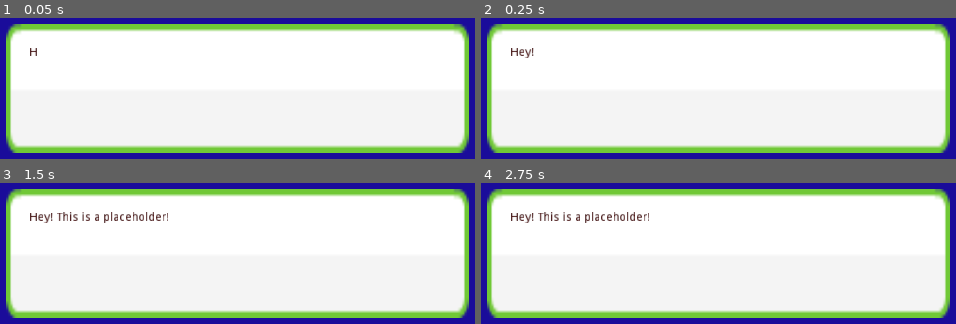
Above: before the commit, frames 1-4 (two rows, left to right).
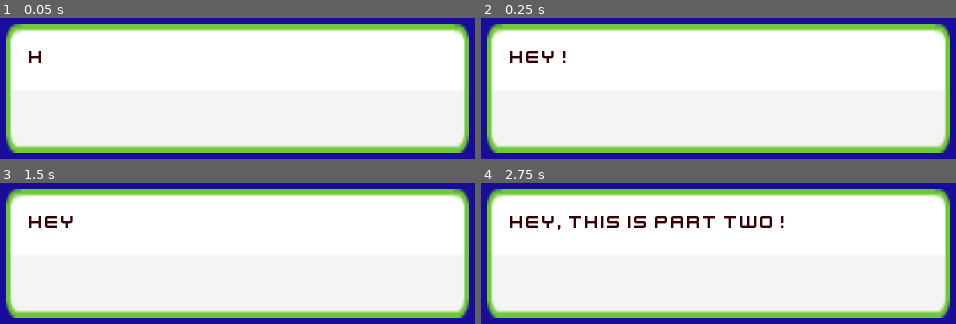
Above: after the commit, the same moments.

Repository: yang-official/super-secret-star-project
Game: Godot game, scene res://entities/dialogue/dialogue_box.tscn
Same seed, same stepped clock (60 frames per second), same inputs: the game is played once before the commit and once after it. The project has no main scene, so this scene is started directly.
Inputs (mouse positions are in pixels of both pictures, inside the frame that each line leads up to):
- Up to frame 1 (0.05 s): no input
- Up to frame 2 (0.25 s): no input
- Up to frame 3 (1.5 s): tap Enter at 0.5 s; move the mouse to (237, 253) at 0.52 s; hold Right (ui_right) 0.53-1.28 s; hold Space 0.53-1.28 s; move the mouse to (outside the picture) at 1.27 s; hold Down (ui_down) from 1.28 s (still down); tap Space at 1.35 s
- Up to frame 4 (2.75 s): tap Space at 1.52, 1.82 s; tap Enter at 2 s; move the mouse to (outside the picture) at 2.02 s; release Down (ui_down) at 2.03 s; hold Right (ui_right) from 2.03 s (still down); hold Space from 2.03 s (still down)

The runs differ from the first frame. In frame 1, 0.2% of the frame differs, in the area x 6-9%, y 21-32%; in frame 2, 0.6%; in frame 3, 1.2%; in frame 4, 2.8%, in the area x 6-64%, y 20-34%.

Commit message:
finished dialog demo

Diff:
--- a/entities/dialogue/dialogue.gd
+++ b/entities/dialogue/dialogue.gd
@@ -1,17 +1,28 @@
 extends RichTextLabel
 
-var dialog = ["Hey! This is a placeholder!"]
+var dialog = ["Hey! This is a placeholder!",
+"Hey, this is part two!"]
 var page = 0
 
 # Called when the node enters the scene tree for the first time.
 func _ready():
 	set_bbcode(dialog[page])
 	set_visible_characters(0)
+	set_process_input(true)
 
 # Called every frame. 'delta' is the elapsed time since the previous frame.
 #func _process(delta):
 #	pass
 
+func _input(event):
+	if event is InputEventKey and event.get_scancode() == KEY_SPACE && event.is_pressed():
+		if get_visible_characters() > get_total_character_count():
+			if page < dialog.size() - 1:
+				page += 1
+				set_bbcode(dialog[page])
+				set_visible_characters(0)
+		else:
+			set_visible_characters(get_total_character_count())
 
 func _on_Timer_timeout():
 	set_visible_characters(get_visible_characters()+1)
--- a/entities/dialogue/dialogue_box.tscn
+++ b/entities/dialogue/dialogue_box.tscn
@@ -1,7 +1,12 @@
-[gd_scene load_steps=3 format=2]
+[gd_scene load_steps=5 format=2]
 
 [ext_resource path="res://assets/sprites/hud/buttonGreen.png" type="Texture" id=1]
-[ext_resource path="res://entities/dialogue/dialogue.gd" type="Script" id=2]
+[ext_resource path="res://assets/fonts/kenvector_future.ttf" type="DynamicFontData" id=2]
+[ext_resource path="res://entities/dialogue/dialogue.gd" type="Script" id=3]
+
+[sub_resource type="DynamicFont" id=1]
+size = 24
+font_data = ExtResource( 2 )
 
 [node name="dialogue_box" type="Polygon2D"]
 position = Vector2( 320, 850 )
@@ -18,8 +23,10 @@
 margin_top = -50.0
 margin_right = 250.0
 margin_bottom = 50.0
+custom_fonts/normal_font = SubResource( 1 )
 custom_colors/default_color = Color( 0.223529, 0, 0, 1 )
-script = ExtResource( 2 )
+text = "Test"
+script = ExtResource( 3 )
 __meta__ = {
 "_edit_group_": true
 }
Binary file added: assets/fonts/kenvector_future.ttf
